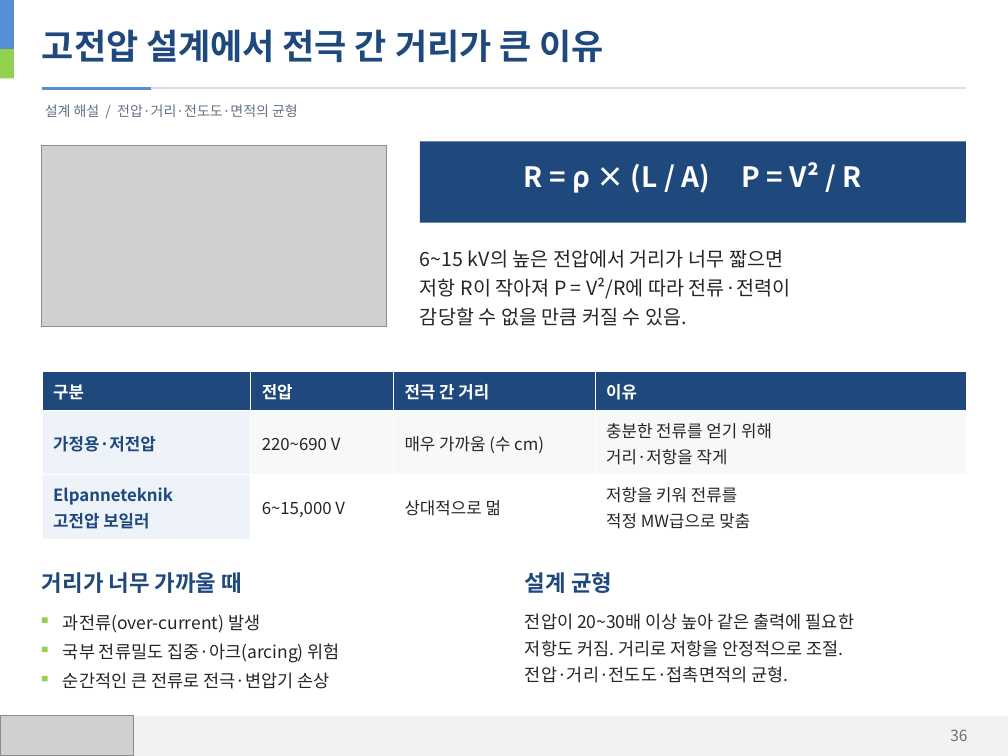
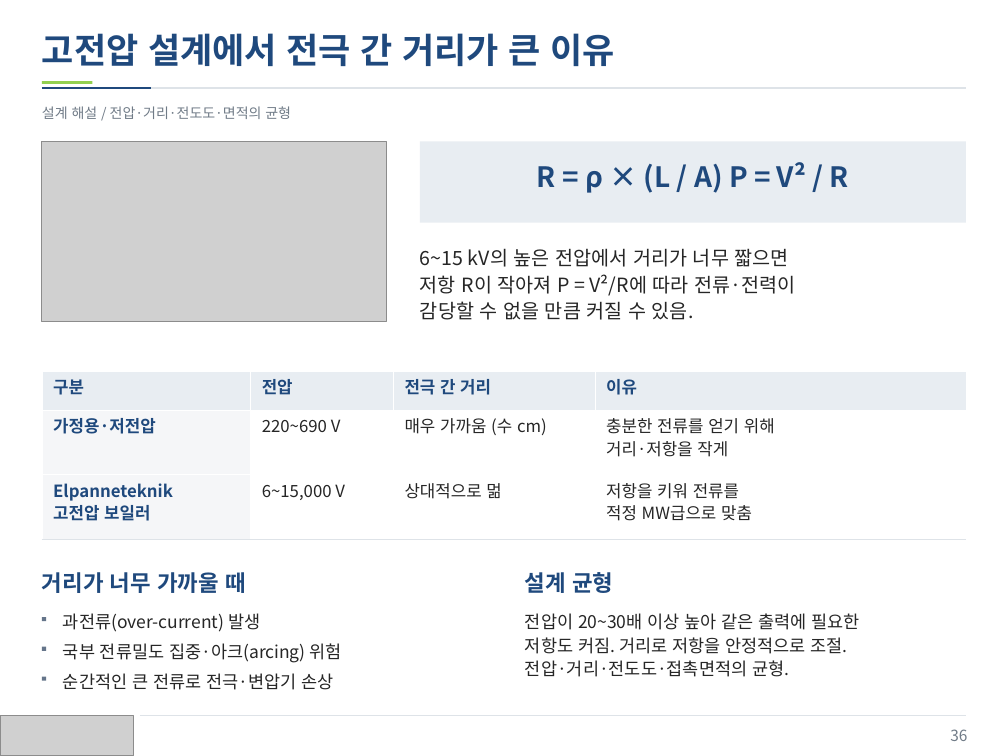
Before and after one commit to jskang5000-arch/my-PPT, a slide deck: slide 36 of KITECH_Boiler.pptx. Drawn at 1008x756 pixels with LibreOffice and Linux fonts; fonts in the diff are those of the drawing; grey boxes stand for pictures. Boxes give left, top, right and bottom in pixels: in the first picture for what was removed or moved away, otherwise in the second. Text is boxed around its words. In the diff, an @@ line names an element or a change of style, - is before the commit and + after.

Commit message:
Refine presentation colors and text alignment

```diff
--- a/KITECH_Boiler.pptx
+++ b/KITECH_Boiler.pptx
@@ text "고전압 설계에서 전극 간 거리가 ..." at (42,33,615,66): line spacing 1.12 to 33.5pt; less space between paragraphs @@
@@ rectangle removed at (0,49,14,79) @@
@@ line (42, 89) - (966, 89): stroke #D6DFE9 1 pt to #DEE3E8 1 pt @@
@@ line (42, 89) - (151, 89): stroke #558ED5 2 pt to #1F497D 1 pt @@
@@ rectangle: place and size @@
-rectangle at (0,0,14,49)
+rectangle at (42,82,93,85)
@@ rectangle at (42,82,93,85): fill #558ED5 to #92D050 @@
@@ text "설계 해설 / 전압·거리·전도도·면적의 균형" at (42,106,291,119): text colour #627184 to #707B87; line spacing 1.12 to 13.4pt; less space between paragraphs @@
@@ picture: place and size @@
-picture at (42,145,387,326)
+picture at (42,141,387,322)
@@ rectangle at (420,141,967,223): fill #1F497D to #E8EDF2 @@
@@ text "R = ρ × (L ..." at (537,162,849,193): text colour #FFFFFF to #1F497D; line spacing 1.12 to 26.8pt; less space between paragraphs @@
@@ text "6~15 kV의 높은 전압에서 거리가 ..." at (420,248,795,320): line spacing 1.12 to 18.8pt; less space between paragraphs @@
@@ table at (42,371,967,539) @@
@@ fill #1F497D to #E8EDF2 in row 1 @@
@@ fill #EDF3F9 to #F5F6F8 in 2 cells @@
@@ fill #F6F8FA to #FFFFFF in 3 cells @@
@@ text colour #FFFFFF to #1F497D in "구분", "전압", "전극 간 거리", "이유" @@
@@ line spacing 1.06 to 16.1pt @@
@@ borders changed @@
@@ text "거리가 너무 가까울 때" at (42,572,246,593): line spacing 1.12 to 21.4pt; less space between paragraphs @@
@@ fill #92D050 to #65758A in 3 elements at (42,647,46,651), (42,676,46,680), (42,617,46,621) @@
@@ line spacing 1.12 to 16.8pt; less space between paragraphs in 3 elements at (525,613,860,677), (63,643,342,663), (63,673,333,690) @@
@@ rectangle at (0,716,1008,756): fill #F2F2F2 to #FFFFFF @@
@@ line added from (140, 716) to (966, 716), #DEE3E8 0.6 pt @@
```
Also in this commit, not shown: 33 other slides changed.
